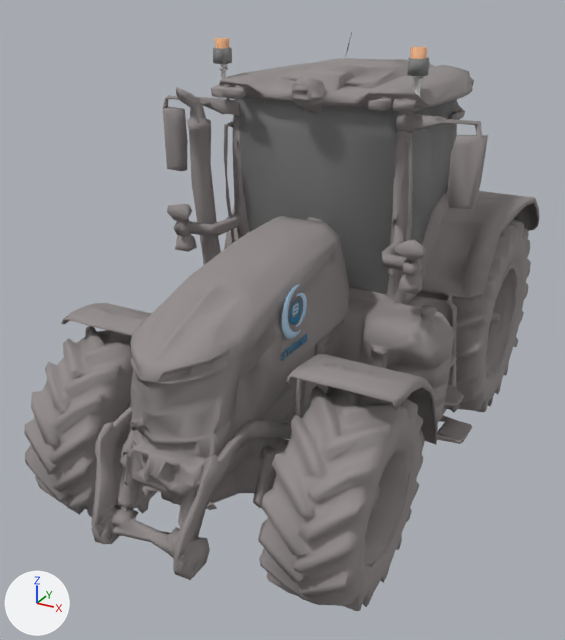
The glTF model assets/models/mf8.glb as it was, and as the next commit left it.
The view is the same before and after, from a 50 mm camera at (2.89, -5.93, 4.19) aimed at (-0.19, -0.34, 1.4). Every picture has the same lights, and +X, +Y and +Z are marked at lower left. The picture after the commit comes second.
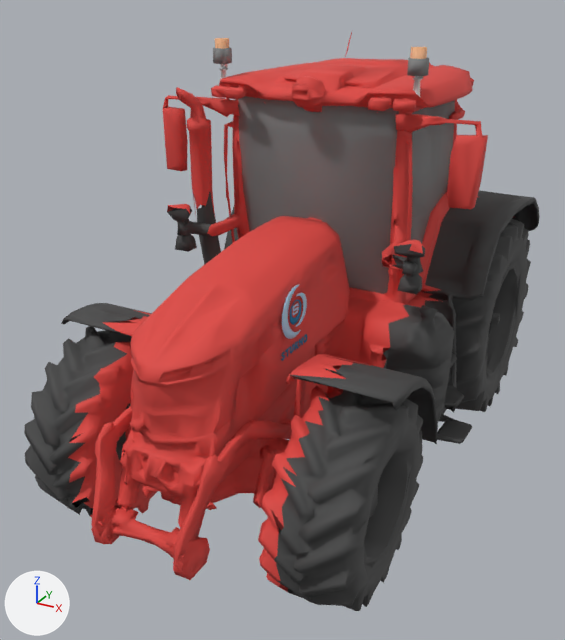
Edits to the scene script, one JSON object a line:
```json
{"op": "add", "block": "mat_pneu", "code": ["mat_pneu = principled_material('pneu')", "mat_pneu.base_color = (0.06, 0.06, 0.06)  # dark grey #454545", "mat_pneu.roughness = 0.75"]}
{"op": "add", "block": "mat_carrosserie", "code": ["mat_carrosserie = principled_material('carrosserie')", "mat_carrosserie.base_color = (0.72, 0.06, 0.05)  # red #dd453f", "mat_carrosserie.roughness = 0.75"]}
{"block": "me_mesh_0", "where": "# used by ob_mesh_0; location = (0.0, 0.0, 0.0)"}
{"op": "remove", "block": "me_mesh_0", "code": "me_mesh_0.from_pydata(...)  # 12288 vertices, 25030 faces; spans x -1.45..1.45, y -2.74..2.74, z 0.0..3.74"}
{"op": "add", "block": "me_mesh_0", "code": "me_mesh_0.from_pydata(...)  # 12411 vertices, 25039 faces; spans x -1.45..1.45, y -2.74..2.74, z 0.0..3.74"}
{"block": "me_mesh_0", "change": "me_mesh_0 part 1: 38 vertices moved from x -1.14..1.23, y -2.2..2.44, z 0.07..3.24 to x -1.15..1.33, y -2.27..2.41, z 0.07..3.24; 908 vertices removed from x -1.45..1.43, y -2.7..2.58, z 0.01..3.36; 1031 vertices added at x -1.42..1.38, y -2.71..2.73, z 0.0..3.59"}
{"block": "me_mesh_0", "change": "me_mesh_0 part 2: 12373 faces spanning x -1.45..1.42, y -2.74..2.74, z 0.0..3.74 switch from mat_ifcsurfacestylerendering_1158519 (grey #938c8c) to mat_carrosserie (red #dd453f)"}
{"block": "me_mesh_0", "change": "me_mesh_0 part 3: 4489 faces spanning x -1.45..1.45, y -2.41..2.59, z 0.0..2.39 switch from mat_ifcsurfacestylerendering_1158519 (grey #938c8c) to mat_pneu (dark grey #454545)"}
```

Boxes [x1, y1, x2, y2] around the edits, measured in the pictures (565 x 640 px; the box of a moved part takes in the faces that stretch with it):
```json
{"part": 1, "of": "me_mesh_0", "change": "moved or reshaped", "before": [24, 83, 539, 610], "after": [53, 35, 532, 601]}
{"part": 2, "of": "me_mesh_0", "change": "recoloured", "before": [69, 32, 488, 586], "after": [69, 32, 488, 586]}
{"part": 3, "of": "me_mesh_0", "change": "recoloured", "before": [25, 194, 540, 611], "after": [25, 194, 540, 611]}
```
